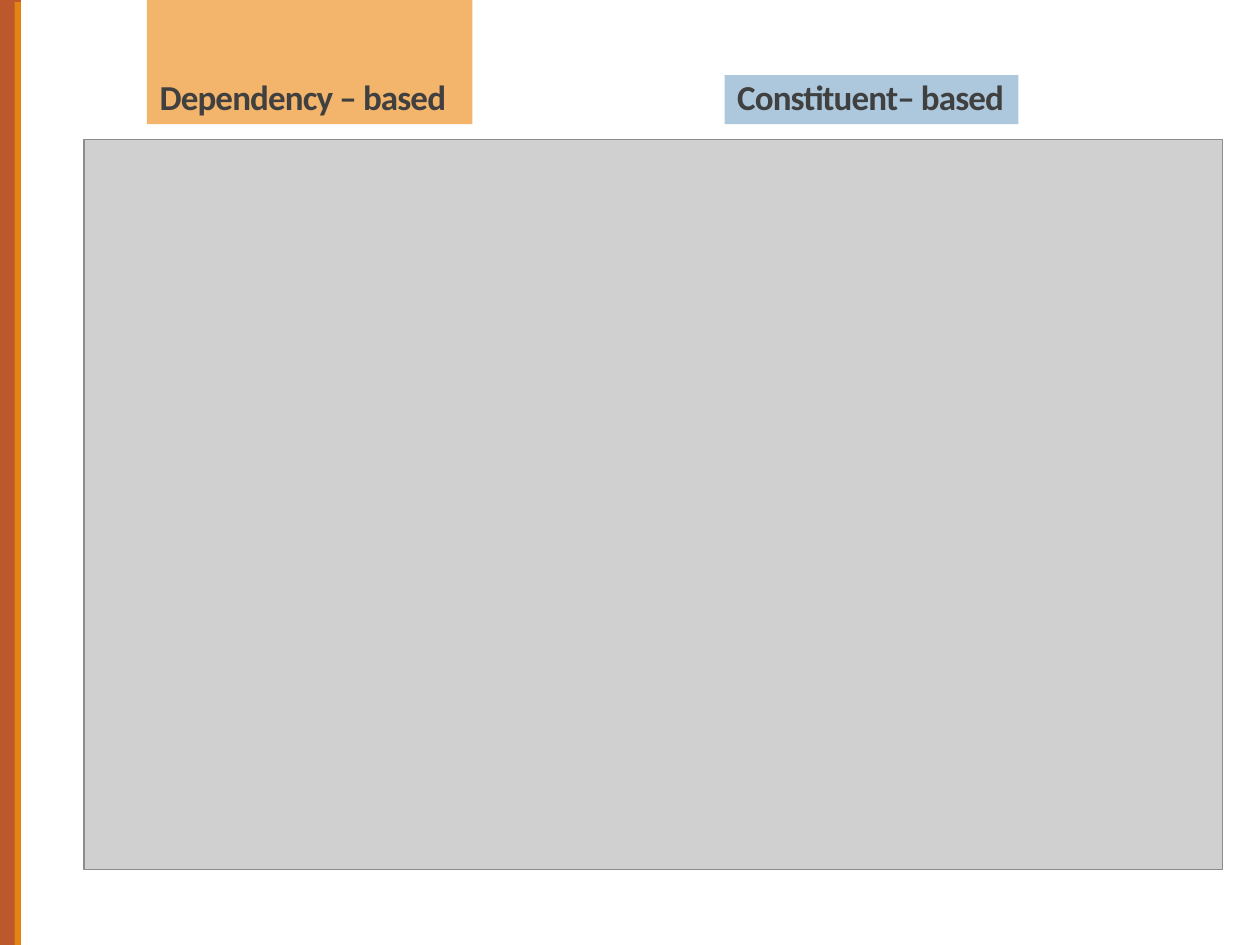
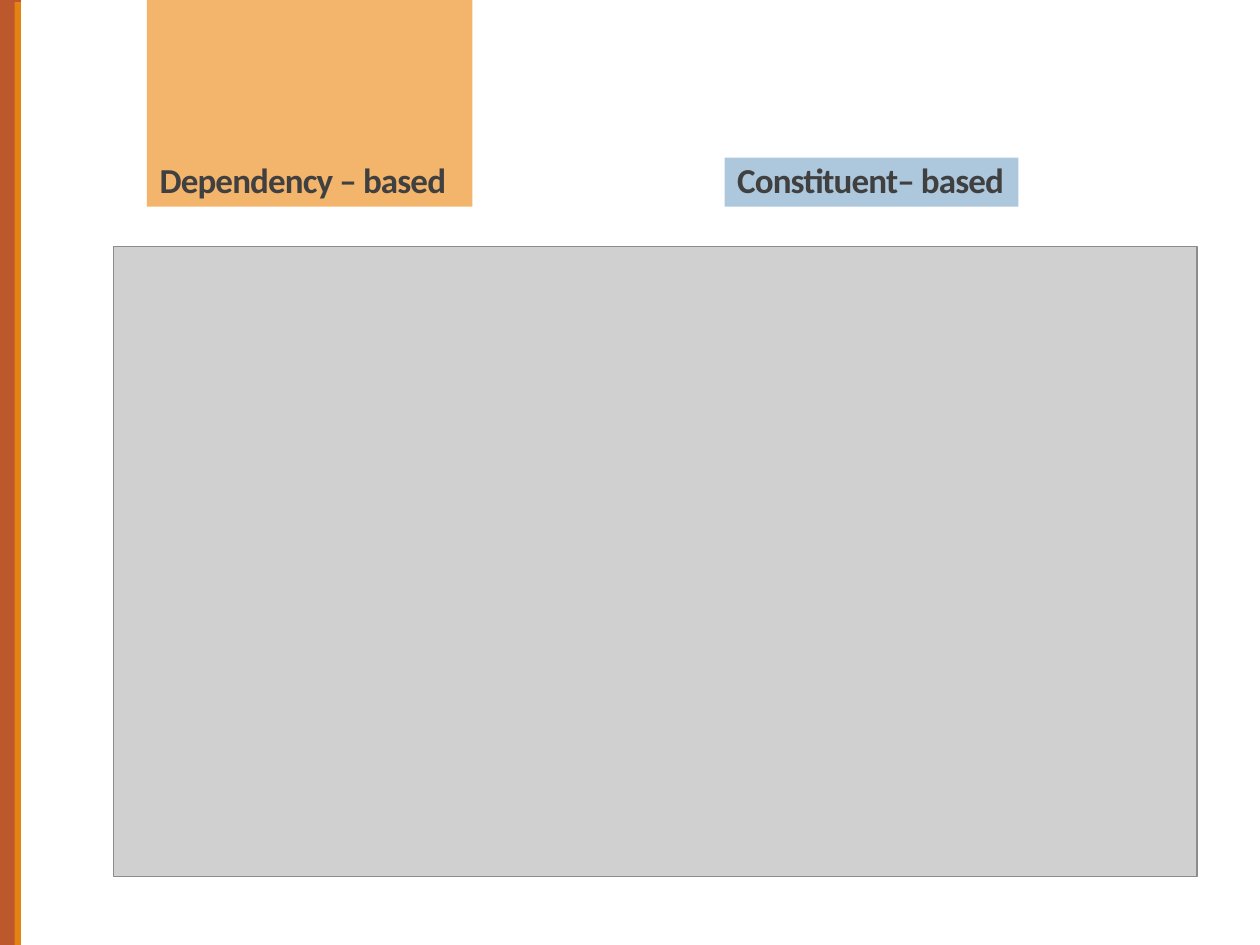
Before and after one commit to computational-linguistics-class/computational-linguistics-class.github.io, a slide deck: slide 7 of slides/14-dependency-parsing.pptx (slide 3 before the commit). Drawn at 1260x945 pixels with LibreOffice and Linux fonts; fonts in the diff are those of the drawing; grey boxes stand for pictures. Boxes give left, top, right and bottom in pixels: in the first picture for what was removed or moved away, otherwise in the second. Text is boxed around its words. In the diff, an @@ line names an element or a change of style, - is before the commit and + after.

```diff
--- a/slides/14-dependency-parsing.pptx
+++ b/slides/14-dependency-parsing.pptx
@@ title "Dependency – based": place and size @@
-title "Dependency – based" at (147,76,472,125)
+title "Dependency – based" at (147,158,472,207)
@@ rectangle "Constituent– based": place and size @@
-rectangle "Constituent– based" at (724,76,1018,125)
+rectangle "Constituent– based" at (724,158,1018,207)
@@ picture: place and size @@
-picture at (84,140,1223,871)
+picture at (113,246,1197,876)
```
Also in this commit, not shown: 1 other slide changed, 4 slides added.
